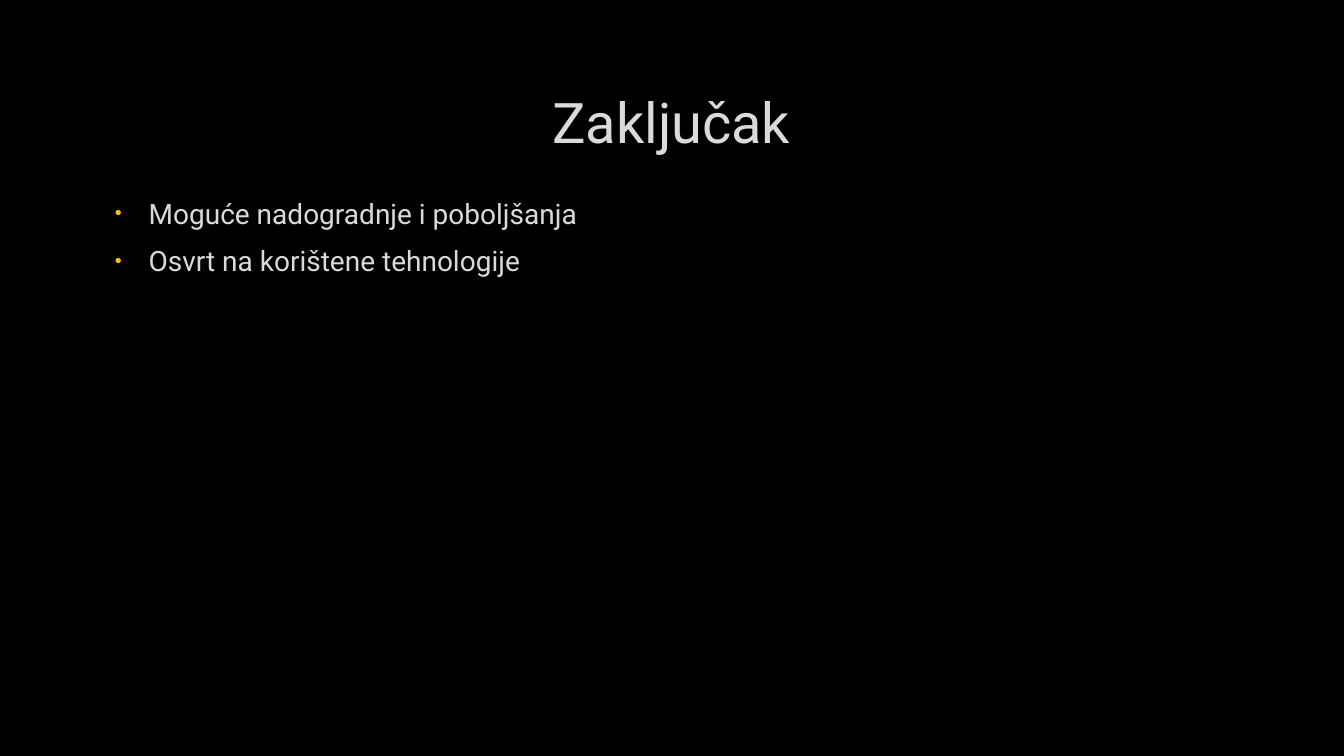
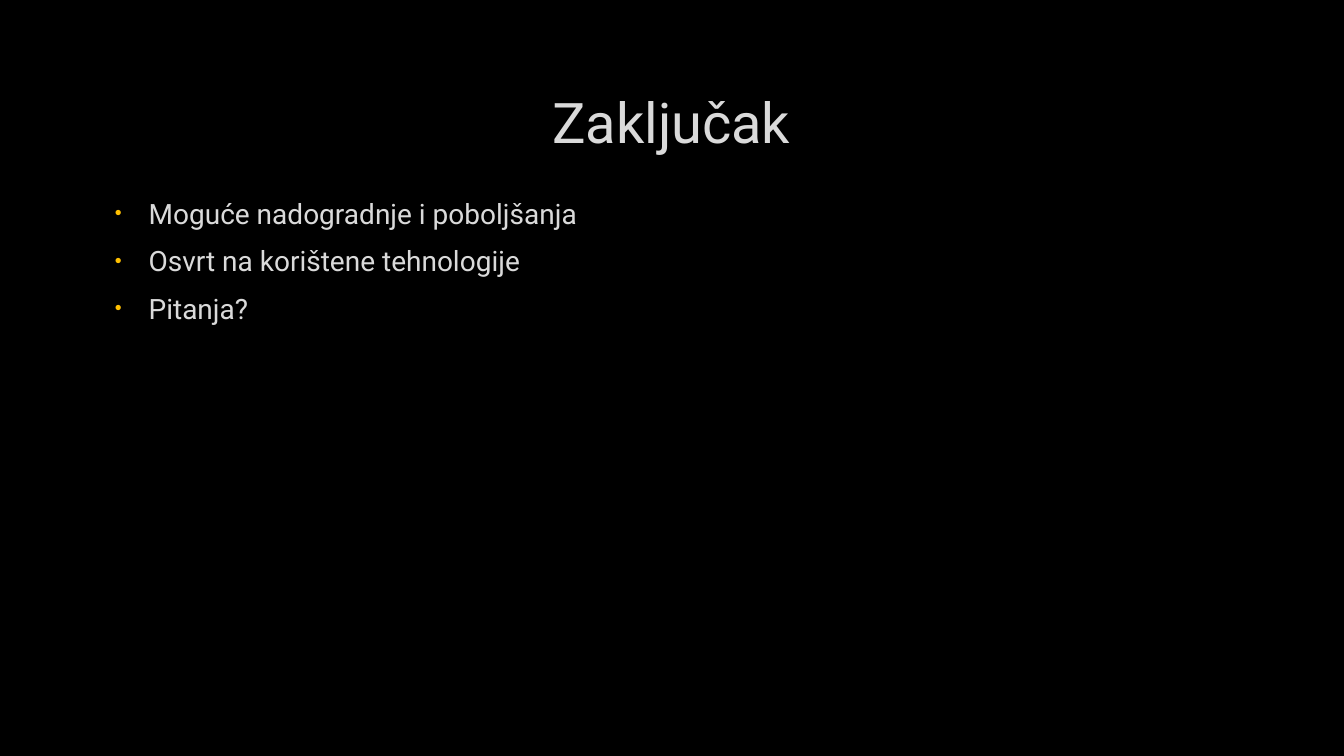
Before and after one commit to ararune/stproprint, a slide deck: slide 14 of Prezentacija.pptx. Drawn at 1344x756 pixels with LibreOffice and Linux fonts; fonts in the diff are those of the drawing; background and template pictures are left out. Boxes give left, top, right and bottom in pixels: in the first picture for what was removed or moved away, otherwise in the second. Text is boxed around its words. In the diff, an @@ line names an element or a change of style, - is before the commit and + after.

```diff
--- a/Prezentacija.pptx
+++ b/Prezentacija.pptx
@@ text at [149, 299, 248, 325]: paragraph added @@
+• Pitanja?
```
Also in this commit, not shown: 5 other slides changed.
